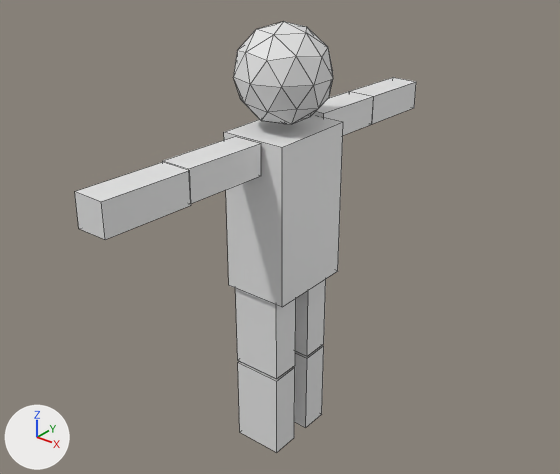
Two versions of the FBX model asset/Model/me.fbx, one commit apart.
Rendered twice from a 50 mm lens placed at (9.28, -11.75, 11.66), pointed at (-0.22, 0.12, 4.3). The axes (+X, +Y, +Z) are drawn at lower left. The lights are the same throughout. Mesh edges are drawn as thin lines. Materials are left out; every surface is plain grey. Where no turn or scale is listed for an object, it has been applied to the vertices.

Script lines for the objects in view, before the commit:
```python
ob_body = bpy.data.objects.new('Body', me_body)
ob_body.location = (0.0, 0.0, 5.13)
ob_body.scale = (0.732, 1.0, 1.72)
ob_hand_l_01 = bpy.data.objects.new('Hand_L_01', me_cube_003)
ob_hand_l_01.parent = ob_body
ob_hand_l_01.location = (-0.0819, 1.922, 0.859)
ob_hand_l_01.rotation_euler = (-0.0174, 0.0, 0.0)  # degrees (-1, 0, 0)
ob_hand_l_01.scale = (0.444, 0.961, 0.189)
ob_hand_l_02 = bpy.data.objects.new('Hand_L_02', me_cube_004)
ob_hand_l_02.location = (-0.06, 3.82, 6.55)
ob_hand_r_01 = bpy.data.objects.new('Hand_R_01', me_cube_001)
ob_hand_r_01.parent = ob_body
ob_hand_r_01.location = (-0.0816, -2.019, 0.827)
ob_hand_r_01.rotation_euler = (-0.0174, 0.0, 0.0)  # degrees (-1, 0, 0)
ob_hand_r_01.scale = (0.444, 0.961, 0.189)
ob_hand_r_02 = bpy.data.objects.new('Hand_R_02', me_cube_002)
ob_hand_r_02.location = (-0.06, -3.92, 6.58)
ob_leg_l_01 = bpy.data.objects.new('Leg_L_01', me_cube_007)
ob_leg_l_01.parent = ob_body
ob_leg_l_01.location = (-0.0756, 0.528, -1.547)
ob_leg_l_01.scale = (0.775, 0.33, 0.58)
ob_leg_l_02 = bpy.data.objects.new('Leg_L_02', me_cube_008)
ob_leg_l_02.location = (-0.06, 0.53, 0.4)
ob_leg_r_01 = bpy.data.objects.new('Leg_R_01', me_cube_005)
ob_leg_r_01.parent = ob_body
ob_leg_r_01.location = (-0.0756, -0.583, -1.547)
ob_leg_r_01.scale = (0.775, 0.33, 0.58)
ob_leg_r_02 = bpy.data.objects.new('Leg_R_02', me_cube_006)
ob_leg_r_02.location = (-0.06, -0.58, 0.4)
# also in view: 'Head' at (-0.03, 0.0, 7.92)
```
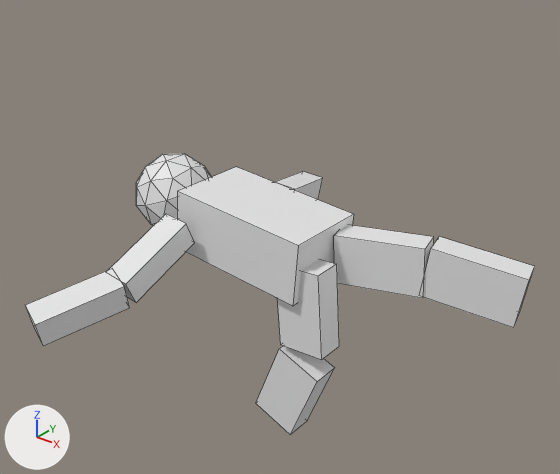
Where the newer file only moved an object's origin or applied its transform, the numbers keep the older frame.

Pixel boxes [x1, y1, x2, y2] of what changed, in the pictures (560 x 474 px):
'Body', moved, turned, rescaled
    before: [224, 116, 343, 307]
    after: [177, 167, 354, 306]
'Head', moved, rescaled, turned
    before: [234, 22, 333, 124]
    after: [136, 154, 211, 226]
'Hand_R_02', reshaped (10% narrower)
    before: [75, 162, 191, 240]
    after: [26, 269, 130, 346]
'Leg_L_02', reshaped
    before: [293, 345, 324, 428]
    after: [424, 237, 535, 328]
'Leg_R_01', moved, turned, rescaled
    before: [236, 288, 296, 379]
    after: [277, 259, 339, 360]
'Leg_L_01', moved, turned, rescaled
    before: [295, 279, 326, 356]
    after: [334, 225, 434, 298]
'Hand_R_01', moved, turned, rescaled
    before: [163, 136, 261, 204]
    after: [109, 214, 194, 302]
'Leg_R_02', deleted
    before: [238, 361, 295, 452]
'Leg_L_02.001', added
    after: [256, 346, 334, 435]
'Hand_L_02', reshaped
    before: [350, 77, 416, 124]
    after: [276, 171, 323, 199]
'Hand_L_01', moved, turned, rescaled (not visible afterwards)
    before: [311, 91, 374, 135]

Edits to the bpy script that builds the scene:
```text
Change me_cube_004:
    where me_cube_004.from_pydata(...)  # 8 vertices, 6 faces; spans x -0.33..0.33, y -0.96..0.96, z -0.35..0.35
    me_cube_004 part 1: the whole mesh is multiplied about its middle by the matrix ((0.083, -0.239, -0.967), (0.196, 0.956, -0.22), (0.977, -0.171, 0.127)), then moved by (-2.88, 0.44, -3.22)
Change me_cube_007:
    where me_cube_007.from_pydata(...)  # 8 vertices, 6 faces; spans x -1.0..1.0, y -1.0..1.0, z -1.0..1.0
    used by ob_leg_l_01; parent = ob_body; location = (-0.0756, 0.528, -1.547); scale = (0.775, 0.33, 0.58)
    me_cube_007 part 4: the whole mesh is scaled about its middle by (0.567, 0.33, 1), then moved by (0.1, -0.04, -1.0)
Change me_cube_001:
    where me_cube_001.from_pydata(...)  # 8 vertices, 6 faces; spans x -1.0..1.0, y -1.0..1.0, z -1.0..1.0
    used by ob_hand_r_01; parent = ob_body; location = (-0.0816, -2.019, 0.827); rotation_euler = (-0.0174, 0.0, 0.0), in degrees (-1, 0, 0); scale = (0.444, 0.961, 0.189)
    me_cube_001 part 2: the whole mesh is scaled about its middle by (0.325, 0.961, 0.325), then moved by (0.33, -0.79, 0.23)
Change me_body:
    where me_body.from_pydata(...)  # 8 vertices, 6 faces; spans x -1.0..1.0, y -1.0..1.0, z -1.0..1.0
    used by ob_body; location = (0.0, 0.0, 5.13); scale = (0.732, 1.0, 1.72)
    me_body part 8: the whole mesh is scaled about its middle by (0.732, 1, 1.72)
Change me_cube_005:
    where me_cube_005.from_pydata(...)  # 8 vertices, 6 faces; spans x -1.0..1.0, y -1.0..1.0, z -1.0..1.0
    used by ob_leg_r_01; parent = ob_body; location = (-0.0756, -0.583, -1.547); scale = (0.775, 0.33, 0.58)
    me_cube_005 part 7: the whole mesh is scaled about its middle by (0.567, 0.33, 1), then moved by (-0.18, -0.12, -1.0)
Change me_cube_003:
    where me_cube_003.from_pydata(...)  # 8 vertices, 6 faces; spans x -1.0..1.0, y -1.0..1.0, z -1.0..1.0
    used by ob_hand_l_01; parent = ob_body; location = (-0.0819, 1.922, 0.859); rotation_euler = (-0.0174, 0.0, 0.0), in degrees (-1, 0, 0); scale = (0.444, 0.961, 0.189)
    me_cube_003 part 3: the whole mesh is scaled about its middle by (0.325, 0.961, 0.325), then moved by (0.33, 0.82, 0.27)
Change me_cube_008:
    where me_cube_008.from_pydata(...)  # 8 vertices, 6 faces; spans x -0.57..0.57, y -0.33..0.33, z -1.0..1.0
    me_cube_008 part 6: the whole mesh is multiplied about its middle by the matrix ((0.12, -0.23, -0.966), (0.041, 0.973, -0.226), (0.992, -0.012, 0.126)), then moved by (3.73, 1.17, 3.47)
Change me_cube_002:
    where me_cube_002.from_pydata(...)  # 8 vertices, 6 faces; spans x -0.33..0.33, y -0.96..0.96, z -0.35..0.35
    me_cube_002 part 5: the whole mesh is multiplied about its middle by the matrix ((0.139, 0.335, -0.932), (-0.246, 0.923, 0.295), (0.959, 0.188, 0.211)), then moved by (-2.76, 0.52, -3.36)
Add me_cube_000:
    me_cube_000.from_pydata([(-1.27, -0.29, -1.65), (-0.55, -0.29, 0.21), (-1.27, 0.37, -1.65), (-0.55, 0.37, 0.21), (-0.22, -0.29, -2.06), (0.51, -0.29, -0.2), (-0.22, 0.37, -2.06), (0.51, 0.37, -0.2)], [], [(0, 1, 3, 2), (2, 3, 7, 6), (6, 7, 5, 4), (4, 5, 1, 0), (2, 6, 4, 0), (7, 3, 1, 5)])
Change ob_head:
    ob_head.scale: (1.37, 1.0, 0.58) -> (1.0, 1.0, 1.0)
    ob_head.location: (-0.0353, -0.00215, 1.62) -> (-0.0259, -0.00215, 2.792)
Change ob_leg_l_01:
    ob_leg_l_01.scale: (0.775, 0.33, 0.58) -> (1.0, 1.0, 1.0)
    ob_leg_l_01.location: (-0.0756, 0.528, -1.547) -> (-0.158, 0.567, -1.776)
    ob_leg_l_01.rotation_euler: (0.0, 0.0, 0.0) -> (0.232, -0.141, 0.0)  # degrees (0, 0, 0) -> degrees (13, -8.1, 0)
Change ob_hand_r_01:
    ob_hand_r_01.scale: (0.444, 0.961, 0.189) -> (1.0, 1.0, 1.0)
    ob_hand_r_01.location: (-0.0816, -2.019, 0.827) -> (-0.385, -1.235, 1.182)
    ob_hand_r_01.rotation_euler: (-0.0174, 0.0, 0.0) -> (-0.0137, -0.00625, -0.428)  # degrees (-1, 0, 0) -> degrees (-0.8, -0.4, -25)
Change ob_body:
    ob_body.scale: (0.732, 1.0, 1.72) -> (1.0, 1.0, 1.0)
    ob_body.location: (0.0, 0.0, 5.13) -> (-0.98, 0.44, 4.08)
    ob_body.rotation_euler: (0.0, 0.0, 0.0) -> (0.0, -1.483, 0.0)  # degrees (0, 0, 0) -> degrees (0, -85, 0)
Change ob_leg_r_01:
    ob_leg_r_01.scale: (0.775, 0.33, 0.58) -> (1.0, 1.0, 1.0)
    ob_leg_r_01.location: (-0.0756, -0.583, -1.547) -> (0.0826, -0.391, -1.784)
    ob_leg_r_01.rotation_euler: (0.0, 0.0, 0.0) -> (0.0, 1.409, 0.0)  # degrees (0, 0, 0) -> degrees (0, 81, 0)
Change ob_hand_l_01:
    ob_hand_l_01.scale: (0.444, 0.961, 0.189) -> (1.0, 1.0, 1.0)
    ob_hand_l_01.location: (-0.0819, 1.922, 0.859) -> (-0.385, 1.093, 1.223)
    ob_hand_l_01.rotation_euler: (-0.0174, 0.0, 0.0) -> (0.0914, -0.0343, 0.359)  # degrees (-1, 0, 0) -> degrees (5.2, -2, 21)
Remove ob_leg_r_02:
    ob_leg_r_02 = bpy.data.objects.new('Leg_R_02', me_cube_006)
Add ob_leg_l_02_001:
    ob_leg_l_02_001 = bpy.data.objects.new('Leg_L_02.001', me_cube_000)
    ob_leg_l_02_001.location = (0.71, -0.09, 1.62)
```
